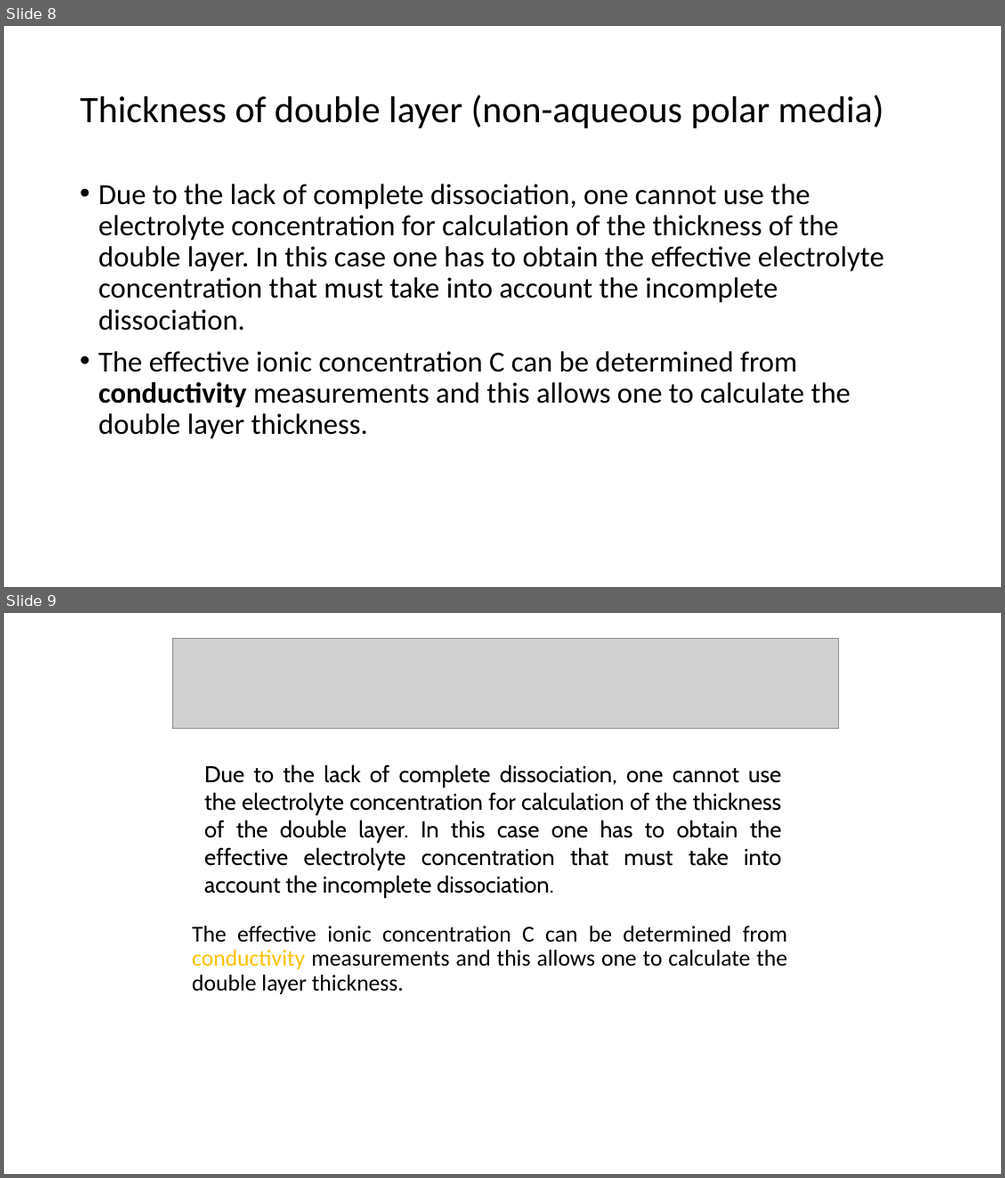
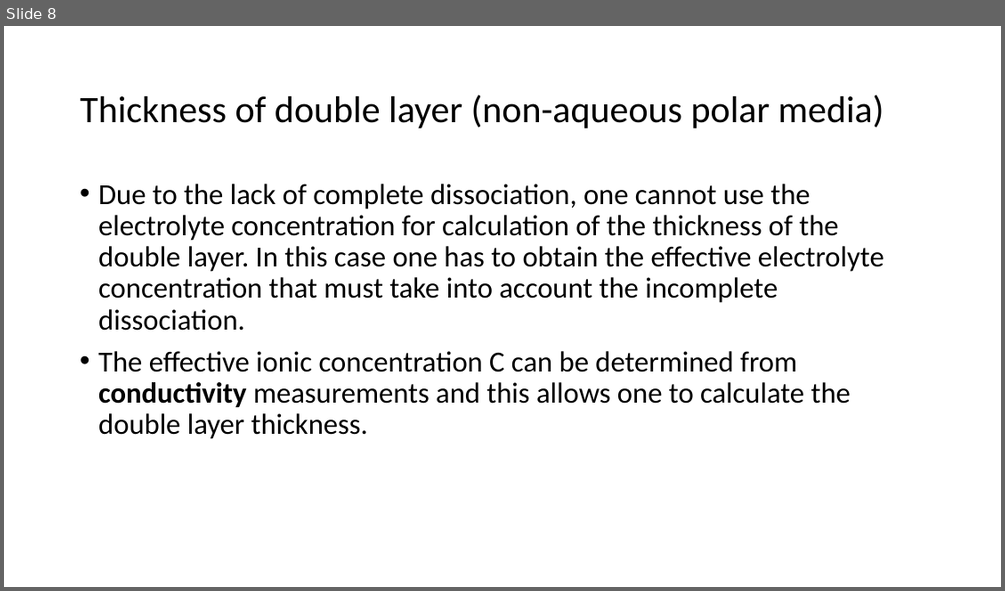
Before and after one commit to LilianaBohus/chemistry-presenations, a slide deck: oil-based-suspensions.ppt. Shown one above the other, each under a label of ours: slides 8 and 9 before the commit, slide 8 after it. The pictures are 1005x1178 and 1005x591 pixels, drawn with LibreOffice and Linux fonts; fonts in the diff are those of the drawing; grey boxes stand for pictures. Boxes give left, top, right and bottom in pixels: in the first picture for what was removed or moved away, otherwise in the second. Text is boxed around its words. In the diff, an @@ line names an element or a change of style, - is before the commit and + after.

```diff
--- a/oil-based-suspensions.ppt
+++ b/oil-based-suspensions.ppt
@@ slide 9 removed at bbox=[4, 613, 1001, 1174], background #FFFFFF @@
@@ picture removed at bbox=[172, 638, 838, 728] @@
@@ text removed at bbox=[204, 764, 782, 897] @@
-Due to the lack of complete dissociation, one cannot use the electrolyte concentration for calculation of the thickness of the double layer. In this case one has to obtain the effective electrolyte concentration that must take into account the incomplete dissociation.
@@ text removed at bbox=[192, 925, 787, 994] @@
-The effective ionic concentration C can be determined from conductivity measurements and this allows one to calculate the double layer thickness.
```
Also in this commit, not shown: 10 slides changed, 3 slides added, 2 other slides removed.
